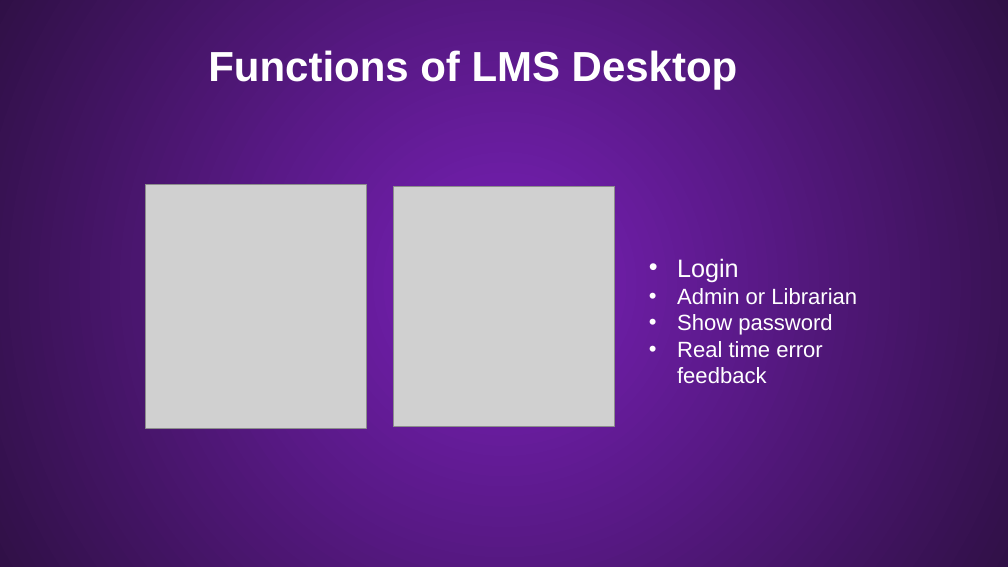
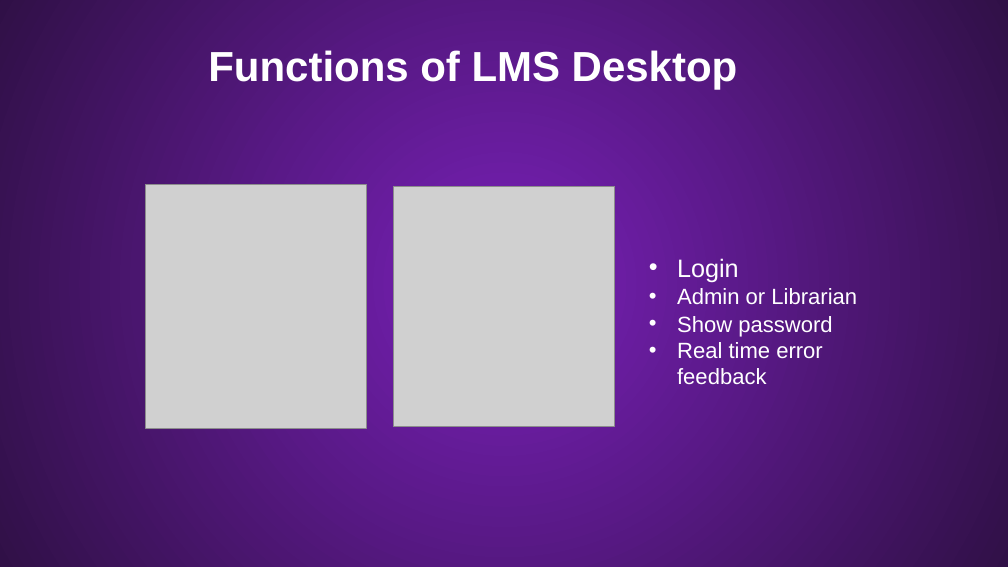
Before and after one commit to Palacsinta002/LMS, a slide deck: slide 25 of Presentation/LMS Presentation.pptx (slide 17 before the commit). Drawn at 1008x567 pixels with LibreOffice and Linux fonts; fonts in the diff are those of the drawing; grey boxes stand for pictures; background and template pictures are left out. Boxes give left, top, right and bottom in pixels: in the first picture for what was removed or moved away, otherwise in the second. Text is boxed around its words. In the diff, an @@ line names an element or a change of style, - is before the commit and + after.

```diff
--- a/Presentation/LMS Presentation.pptx
+++ b/Presentation/LMS Presentation.pptx
@@ text at (x1=677, y1=314, x2=832, y2=358): paragraphs removed @@
-• Show password
-• Real time error feedback
@@ text added at (x1=677, y1=316, x2=832, y2=385), 21 pt, text #FFFFFF @@
+• Show password
+• Real time error feedback
```
Also in this commit, not shown: 6 other slides changed, 9 slides added, 1 slide removed.
